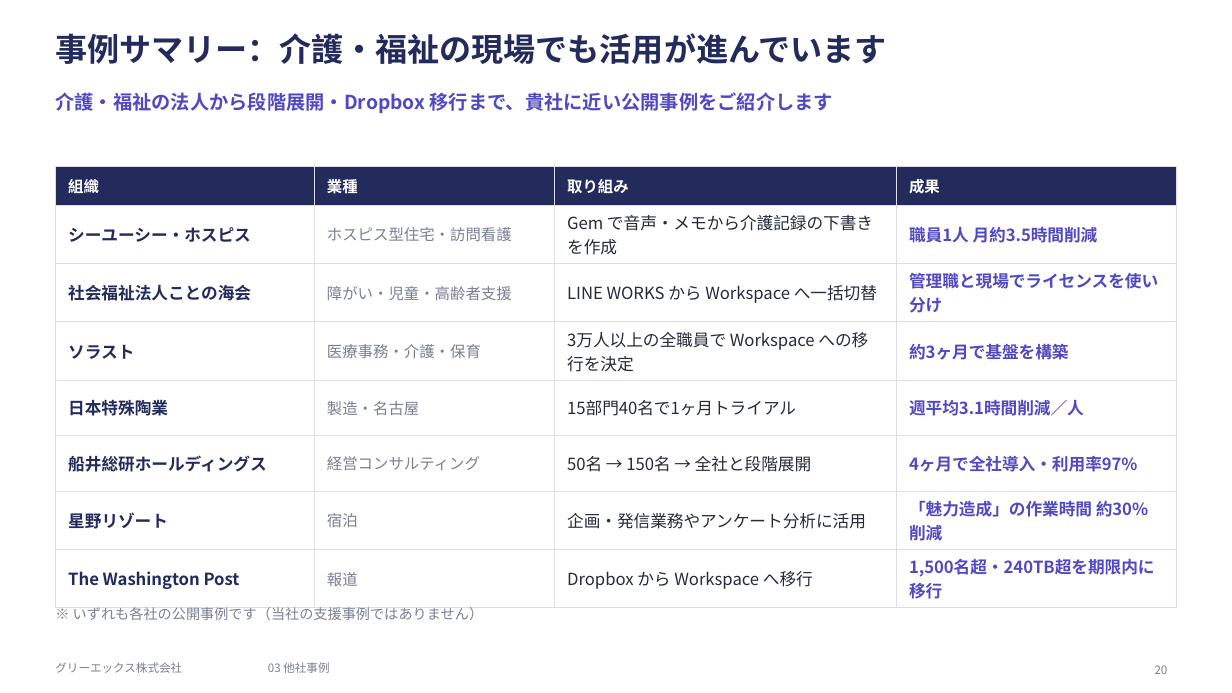
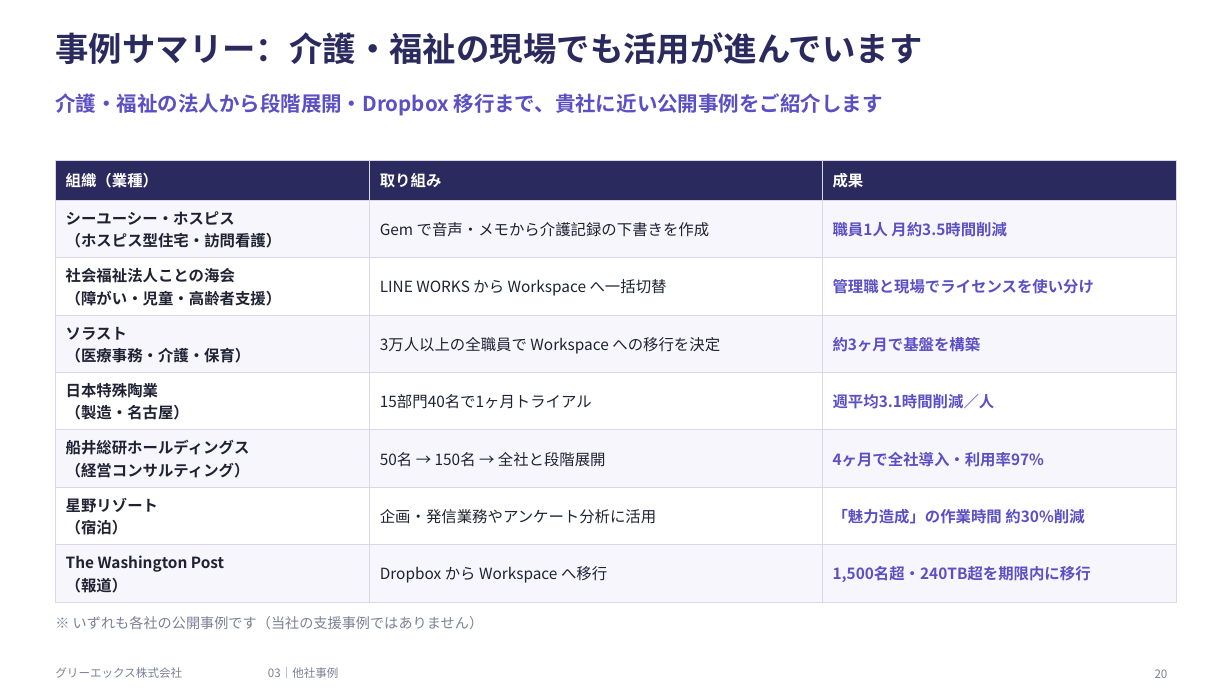
Before and after one commit to hjack0703/sakai, a slide deck: slide 20 of docs/20261027_サカイ様向けご提案_GREEX.pptx. Drawn at 1232x693 pixels with LibreOffice and Linux fonts; fonts in the diff are those of the drawing. Boxes give left, top, right and bottom in pixels: in the first picture for what was removed or moved away, otherwise in the second. Text is boxed around its words. In the diff, an @@ line names an element or a change of style, - is before the commit and + after.

```diff
--- a/docs/20261027_サカイ様向けご提案_GREEX.pptx
+++ b/docs/20261027_サカイ様向けご提案_GREEX.pptx
@@ title "事例サマリー：介護・福祉の現場でも活用が進んでいます" at [55, 32, 922, 64]: size 25 to 26 pt, text colour #232B5C to #2B2A5E @@
@@ text "介護・福祉の法人から段階展開・Dropbox 移行まで、貴社に近い公開事例をご紹介します" at [55, 93, 883, 116]: size 15 to 16 pt, text colour #5149C1 to #5B4FC4 @@
@@ table at [55, 161, 1177, 597] @@
-column 1: 組織 | シーユーシー・ホスピス | 社会福祉法人ことの海会 | ソラスト | 日本特殊陶業 | 船井総研ホールディングス | 星野リゾート | The Washington Post
-column 2: 業種 | ホスピス型住宅・訪問看護 | 障がい・児童・高齢者支援 | 医療事務・介護・保育 | 製造・名古屋 | 経営コンサルティング | 宿泊 | 報道
+column 1: 組織（業種） | シーユーシー・ホスピス / （ホスピス型住宅・訪問看護） | 社会福祉法人ことの海会 / （障がい・児童・高齢者支援） | ソラスト / （医療事務・介護・保育） | 日本特殊陶業 / （製造・名古屋） | 船井総研ホールディングス / （経営コンサルティング） | 星野リゾート / （宿泊） | The Washington Post / （報道）
@@ table: place and size @@
-table at [55, 166, 1177, 593]
+table at [55, 161, 1177, 597]
@@ text "※ いずれも各社の公開事例です（当社の支援事例ではありません）": place and size @@
-text "※ いずれも各社の公開事例です（当社の支援事例ではありません）" at [73, 607, 483, 620]
+text "※ いずれも各社の公開事例です（当社の支援事例ではありません）" at [73, 616, 483, 629]
@@ text colour #7A7F93 to #7C8096 in 3 elements at [1155, 669, 1168, 678], [73, 616, 483, 629], [55, 667, 182, 678] @@
@@ text at [268, 667, 339, 678]: text changed; text colour #7A7F93 to #7C8096 @@
-03 他社事例
+03｜他社事例
```
Also in this commit, not shown: 25 other slides changed, 6 other files.
